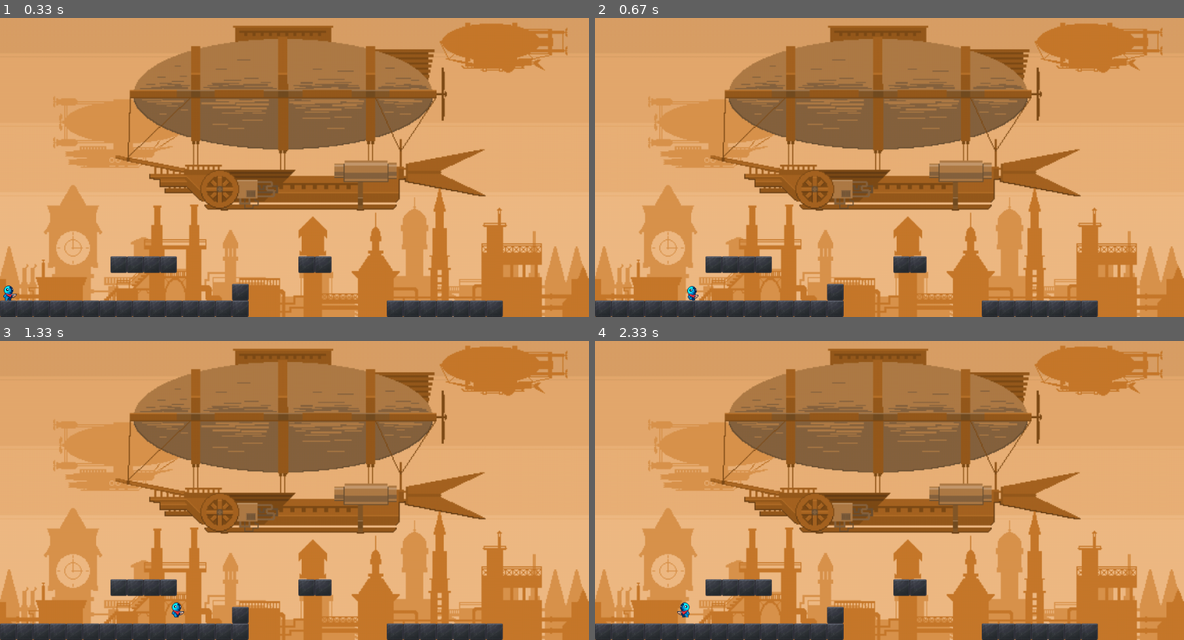
Above: before the commit, frames 1-4 (two rows, left to right).
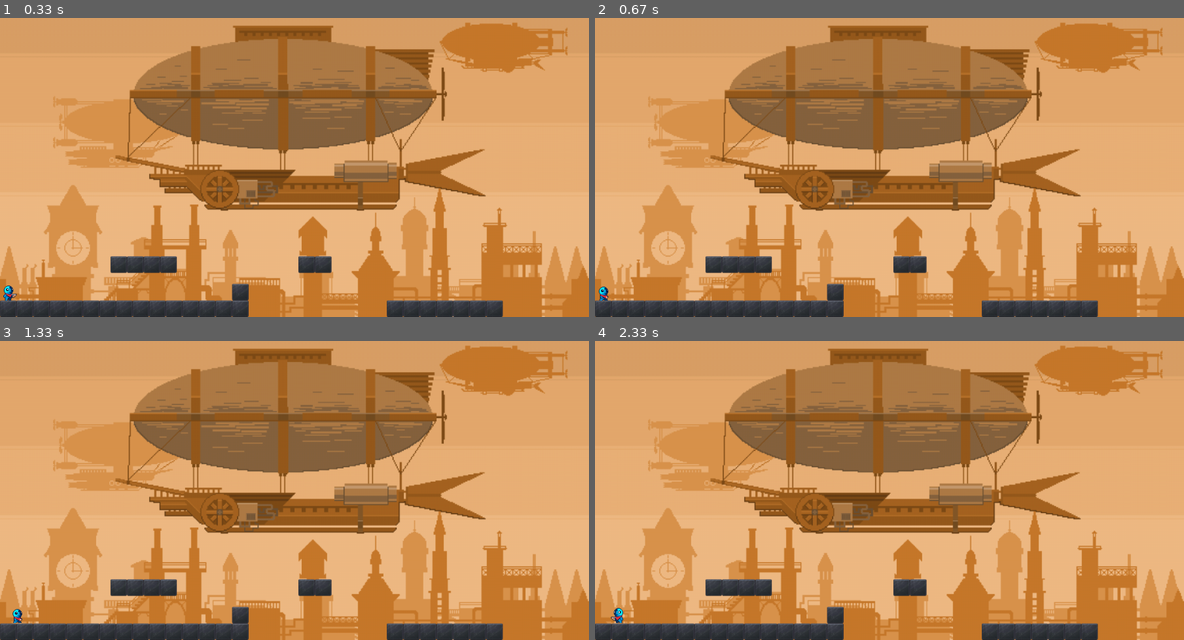
Above: after the commit, the same moments.

Repository: kira-perechesova/pygame_project
Game: pygame game, started from move.py
Same seed, same stepped clock (60 frames per second), same inputs: the game is played once before the commit and once after it.
Inputs:
- Up to frame 1 (0.33 s): no input
- Up to frame 2 (0.67 s): hold Right from 0.33 s (still down)
- Up to frame 3 (1.33 s): release Right at 0.8 s; hold Up 0.83-1.13 s; hold Right from 1.17 s (still down)
- Up to frame 4 (2.33 s): release Right at 1.63 s; hold Left 1.67-2.2 s; hold Down from 2.23 s (still down)

Frame 1 is identical in both runs. In frame 2, 0.1% of the frame differs, in the area x 0-18%, y 89-95%; in frame 3, 0.1%; in frame 4, 0.2%, in the area x 2-17%, y 87-95%.

Commit message:
correction

Diff:
--- a/menu.py
+++ b/menu.py
@@ -32,7 +32,6 @@
     caption_text = font.render('Меню', True, WHITE)
     screen.blit(caption_text, (caption.x + 70, caption.y + 20))
     filenames = next(walk("levels"), (None, None, []))[2]
-    print(filenames)
 
     buttons = dict()
     for i in range(len(filenames)):
@@ -57,12 +56,11 @@
             if event.type == pygame.QUIT:
                 pygame.quit()
                 sys.exit()
-            if buttons is dict:
-                for key, value in buttons:
-                    if event.type == pygame.MOUSEBUTTONDOWN:
-                        mouse_pos = event.pos
-                        if value.collidepoint(mouse_pos):
-                            draw_game_scene(id, key)
+            if event.type == pygame.MOUSEBUTTONDOWN:
+                for key, value in buttons.items():
+                    mouse_pos = event.pos
+                    if value.collidepoint(mouse_pos):
+                        draw_game_scene(id, int(key[0]))
 
         clock.tick(30)
 
--- a/move.py
+++ b/move.py
@@ -409,15 +409,43 @@
                 sprite.rect.x, sprite.rect.y = 0, 528
                 characters[i][j][w] = sprite
 
-    background = pygame.sprite.Group()
-    player = pygame.sprite.Group()
-
-    coords_platform = []
+    border_group = pygame.sprite.Group()
+    player_group = pygame.sprite.Group()
+
+
+    class Border(pygame.sprite.Sprite):
+        def __init__(self, group, x1, y1, x2, y2):
+            super().__init__(group)
+            self.image = pygame.image.load('../../images/for_levels/platform.png').convert()
+            self.image = pygame.transform.scale(self.image, (x2 - x1, y2 - y1))
+            self.rect = self.image.get_rect()
+            self.mask = pygame.mask.from_surface(self.image)
+            self.rect.x = x1
+            self.rect.y = y1
+
+
+    class Player(pygame.sprite.Sprite):
+        def __init__(self, group, x, y):
+            super().__init__(group)
+            self.image = pygame.image.load('../../images/character/character1/idle/Idle_1.png').convert_alpha()
+            self.rect = self.image.get_rect()
+            self.mask = pygame.mask.from_surface(self.image)
+            self.rect.x = x
+            self.rect.y = y
+            self.velocity_y = 5
+
+        def update(self):
+            if not pygame.sprite.spritecollideany(self, border_group):
+                self.rect.y += self.velocity_y
+
+
+    coords_platform_group = []
+
 
     def create_background(level):
         if level == 1:
-            background.remove()
-            background.empty()
+            border_group.remove()
+            border_group.empty()
             screen.blit(background1_png, (0, 0))
             k = 0
             for i in range(15):
@@ -425,8 +453,8 @@
                 platform.image = pygame.image.load('images/for_levels/platform.png')
                 platform.rect = sprite.image.get_rect()
                 platform.rect.x, platform.rect.y = k, 570
-                background.add(platform)
-                coords_platform.append((k, 570))
+                border_group.add(platform)
+                coords_platform_group.append((k, 570))
                 k += 30
             k = 700
             for i in range(7):
@@ -434,8 +462,8 @@
                 platform.image = pygame.image.load('images/for_levels/platform.png')
                 platform.rect = sprite.image.get_rect()
                 platform.rect.x, platform.rect.y = k, 570
-                background.add(platform)
-                coords_platform.append((k, 570))
+                border_group.add(platform)
+                coords_platform_group.append((k, 570))
                 k += 30
             k = 200
             for i in range(4):
@@ -443,8 +471,8 @@
                 platform.image = pygame.image.load('images/for_levels/platform.png')
                 platform.rect = sprite.image.get_rect()
                 platform.rect.x, platform.rect.y = k, 490
-                background.add(platform)
-                coords_platform.append((k, 490))
+                border_group.add(platform)
+                coords_platform_group.append((k, 490))
                 k += 30
             k = 540
             for i in range(2):
@@ -452,17 +480,17 @@
                 platform.image = pygame.image.load('images/for_levels/platform.png')
                 platform.rect = sprite.image.get_rect()
                 platform.rect.x, platform.rect.y = k, 490
-                background.add(platform)
-                coords_platform.append((k, 490))
+                border_group.add(platform)
+                coords_platform_group.append((k, 490))
                 k += 30
             for i in range(1):
                 platform = pygame.sprite.Sprite()
                 platform.image = pygame.image.load('images/for_levels/platform.png')
                 platform.rect = sprite.image.get_rect()
                 platform.rect.x, platform.rect.y = 420, 540
-                background.add(platform)
-                coords_platform.append((420, 540))
-            background.draw(screen)
+                border_group.add(platform)
+                coords_platform_group.append((420, 540))
+            border_group.draw(screen)
         elif level == 2:
             pass
         elif level == 3:
@@ -491,100 +519,114 @@
 
     create_background(1)
     running = True
-    speed = 100  # пикселей в секунду
-    jump_height = 9
-    fps = 60
+    speed_player_int = 8  # пикселей в секунду
+    jump_height_int = 9
+    fps = 45
     clock = pygame.time.Clock()
     player_x, player_y = 0, 528
-    is_update = True
-    is_jump = False
-    is_inversion = False
-    is_right = True
-    animation = 'idle'
-    stage = 0
-    character = 3
-    count_events = 0
-    level = 1
-    change_player(player, character, animation, 0, player_x, player_y)
-    player.draw(screen)
+    is_update_bool = True
+    is_jump_bool = False
+    is_inversion_bool = False
+    is_right_bool = True
+    animation_string = 'idle'
+    stage_float = 0
+    character_int = 3
+    count_events_int = 0
+    level_int = 1
+    change_player(player_group, character_int, animation_string, 0, player_x, player_y)
+    player_group.draw(screen)
     while running:
         events = pygame.key.get_pressed()
-        if not is_jump:
+        if not is_jump_bool:
             if events[pygame.K_UP]:
-                is_jump = True
-                jump_height = 9
-                animation = 'jump'
-                stage = 0
-                count_events += 1
+                is_jump_bool = True
+                jump_height_int = 9
+                animation_string = 'jump'
+                stage_float = 0
+                count_events_int += 1
         else:
-            stage = (stage + 0.4) % len(characters[character - 1][animations[animation]])
-            animation = 'jump'
-            if jump_height >= -9:
-                if jump_height > 0:
-                    player_y -= (jump_height ** 2) / 2
+            stage_float = (stage_float + 0.4) % len(characters[character_int - 1][animations[animation_string]])
+            animation_string = 'jump'
+            if jump_height_int >= -9:
+                if jump_height_int > 0:
+                    player_y -= (jump_height_int ** 2) / 2
                 else:
-                    player_y += (jump_height ** 2) / 2
-                jump_height -= 1
+                    player_y += (jump_height_int ** 2) / 2
+                jump_height_int -= 1
             else:
-                is_jump = False
-            is_update = True
+                is_jump_bool = False
+            is_update_bool = True
 
         if events[pygame.K_DOWN]:
             pass
 
         if events[pygame.K_RIGHT]:
-            count_events += 1
-            if not is_jump:
-                animation = 'walk'
-                stage = (stage + 0.25) % len(characters[character - 1][animations[animation]])
-            if is_right:
-                is_inversion = False
+            count_events_int += 1
+            if not is_jump_bool:
+                animation_string = 'walk'
+                stage_float = (stage_float + 0.25) % len(characters[character_int - 1][animations[animation_string]])
+            if is_right_bool:
+                is_inversion_bool = False
             else:
-                is_inversion = True
+                is_inversion_bool = True
             player_x += 8
-            is_right = True
-            is_update = True
+            is_right_bool = True
+            is_update_bool = True
 
         if events[pygame.K_LEFT]:
-            count_events += 1
-            if not is_jump:
-                animation = 'walk'
-                stage = (stage + 0.25) % len(characters[character - 1][animations[animation]])
-            if is_right:
-                is_inversion = True
+            count_events_int += 1
+            if not is_jump_bool:
+                animation_string = 'walk'
+                stage_float = (stage_float + 0.25) % len(characters[character_int - 1][animations[animation_string]])
+            if is_right_bool:
+                is_inversion_bool = True
             else:
-                is_inversion = False
+                is_inversion_bool = False
             player_x -= 8
-            is_right = False
-            is_update = True
+            is_right_bool = False
+            is_update_bool = True
 
         for event in pygame.event.get():
             if event.type == pygame.QUIT:
                 running = False
 
-        if is_update:
+        if is_update_bool:
             intersection = False
             intersection2 = False
-            create_background(level)
+            create_background(level_int)
             old_x, old_y = 0, 528
-            for player_mask in player:
+            for player_mask in player_group:
                 old_x, old_y = player_mask.rect.x, player_mask.rect.y
-            change_player(player, character, animation, int(stage), player_x, player_y, is_inversion)
-            is_inversion = False
-            for el in background:
-                for player_mask in player:
+            change_player(player_group, character_int, animation_string, int(stage_float), player_x, player_y,
+                          is_inversion_bool)
+            is_inversion_bool = False
+            for player in player_group:
+                if not pygame.sprite.spritecollideany(player, border_group):
+                    player_y += 6
+            change_player(player_group, character_int, animation_string, int(stage_float), player_x, player_y,
+                          is_inversion_bool)
+            for player in player_group:
+                if pygame.sprite.spritecollideany(player, border_group):
+                    if pygame.sprite.collide_mask(pygame.sprite.spritecollideany(player, border_group), player):
+                        player_y -= pygame.sprite.collide_mask(pygame.sprite.spritecollideany(player,
+                                                                                              border_group),
+                                                               player)[1]
+            for el in border_group:
+                for player_mask in player_group:
                     if pygame.sprite.collide_mask(player_mask, el):
                         intersection = True
-            change_player(player, character, animation, int(stage), player_x, player_y, is_inversion)
+            change_player(player_group, character_int, animation_string, int(stage_float), player_x, player_y,
+                          is_inversion_bool)
             if intersection:
                 player_x, player_y = old_x, old_y
                 intersection = False
-            change_player(player, character, animation, int(stage), player_x, player_y, is_inversion)
-            if (count_events == 0) and not is_jump:
-                animation = 'idle'
-                stage = (stage + 0.15) % 3
-            player.draw(screen)
-            count_events = 0
+            change_player(player_group, character_int, animation_string, int(stage_float), player_x, player_y,
+                          is_inversion_bool)
+            if (count_events_int == 0) and not is_jump_bool:
+                animation_string = 'idle'
+                stage_float = (stage_float + 0.15) % 3
+            player_group.draw(screen)
+            count_events_int = 0
         pygame.display.flip()
         clock.tick(fps)
     pygame.quit()
--- a/reg_move.py
+++ b/reg_move.py
@@ -144,9 +144,7 @@
         screen.blit(game_scene_image, (0, 0))
         coords_platform.clear()
 
-        f = open(f"levels/{level}")
-
-        data = json.load(f)
+        f = open(f"levels/{level}.json")
 
 
         if level == 1:
@@ -205,9 +203,10 @@
             group.remove()
             group.empty()
             if inversion:
-                for j in range(len(characters[0][animations[animation]])):
-                    characters[0][animations[animation]][j].image = pygame.transform.flip(
-                        characters[0][animations[animation]][j].image, True, False)
+                for i in range(len(characters[0])):
+                    for j in range(len(characters[0][i])):
+                        characters[0][i][j].image = pygame.transform.flip(
+                            characters[0][i][j].image, True, False)
             characters[0][animations[animation]][stage].rect.x = x
             characters[0][animations[animation]][stage].rect.y = y
             characters[0][animations[animation]][stage].mask = pygame.mask.from_surface(
@@ -289,6 +288,7 @@
         for event in pygame.event.get():
             if event.type == pygame.QUIT:
                 running = False
+                sys.exit()
 
         if is_update:
             intersection = False
